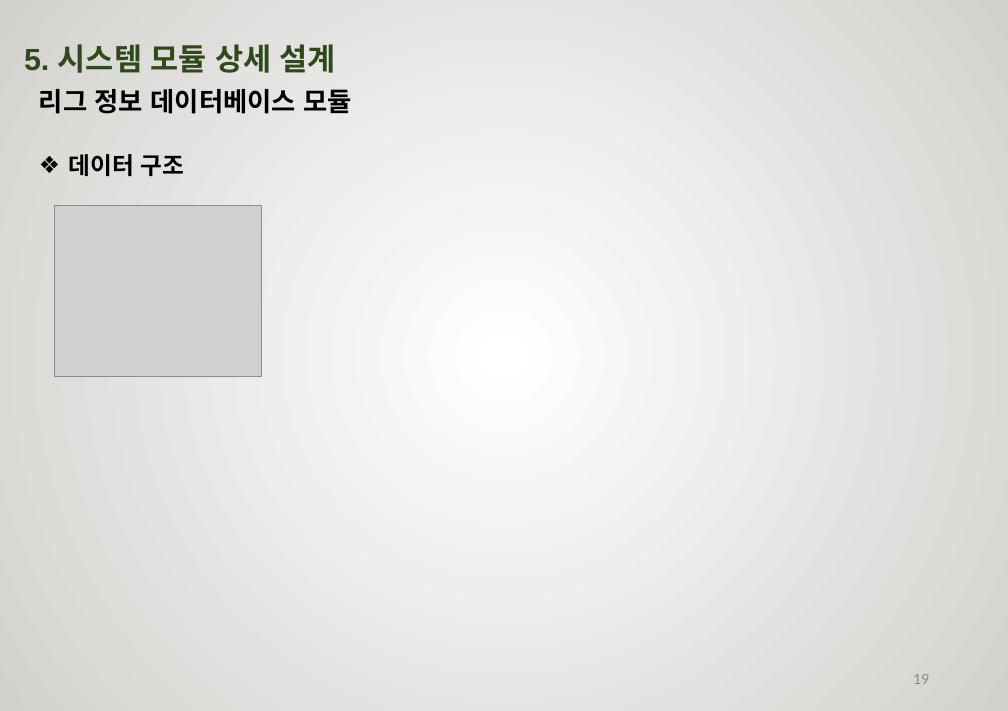
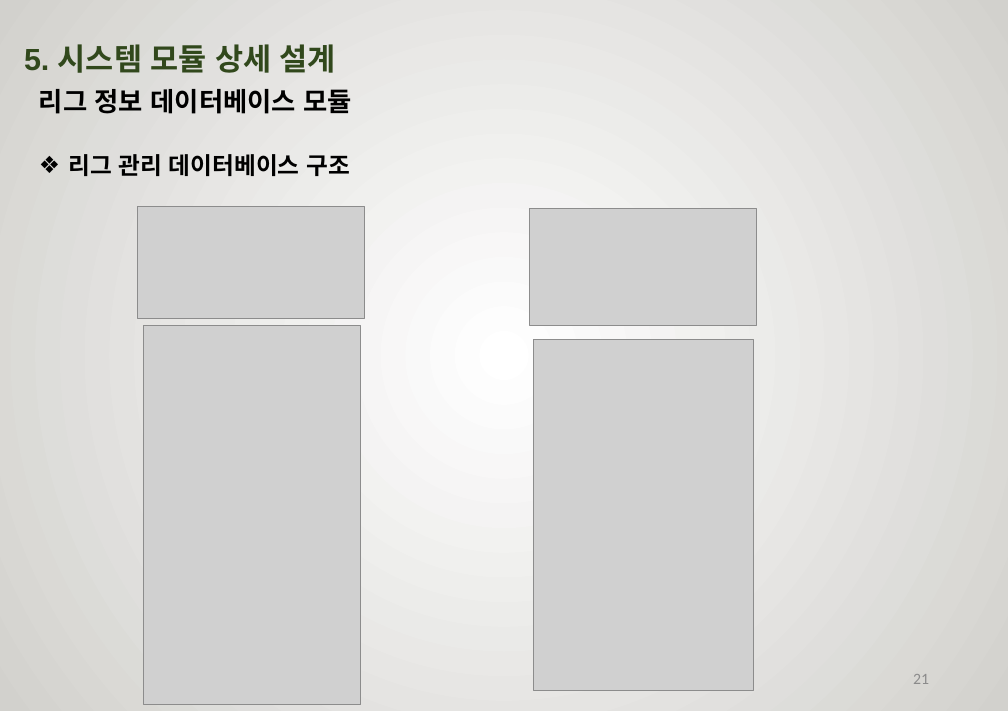
Before and after one commit to rimbong/Webengers, a slide deck: slide 21 of resources/졸작설계서.pptx (slide 19 before the commit). Drawn at 1008x711 pixels with LibreOffice and Linux fonts; fonts in the diff are those of the drawing; grey boxes stand for pictures; background and template pictures are left out. Boxes give left, top, right and bottom in pixels: in the first picture for what was removed or moved away, otherwise in the second. Text is boxed around its words. In the diff, an @@ line names an element or a change of style, - is before the commit and + after.

```diff
--- a/resources/졸작설계서.pptx
+++ b/resources/졸작설계서.pptx
@@ text at [68, 154, 350, 176]: text changed @@
-❖ 데이터 구조
+❖ 리그 관리 데이터베이스 구조
@@ picture removed at [54, 205, 262, 376] @@
@@ picture added at [137, 206, 364, 318] @@
@@ picture added at [530, 209, 757, 325] @@
@@ picture added at [143, 325, 360, 705] @@
@@ picture added at [533, 339, 754, 690] @@
@@ page number at [913, 674, 929, 684]: text changed @@
-19
+21
```
Also in this commit, not shown: 1 other slide changed, 2 slides added.
